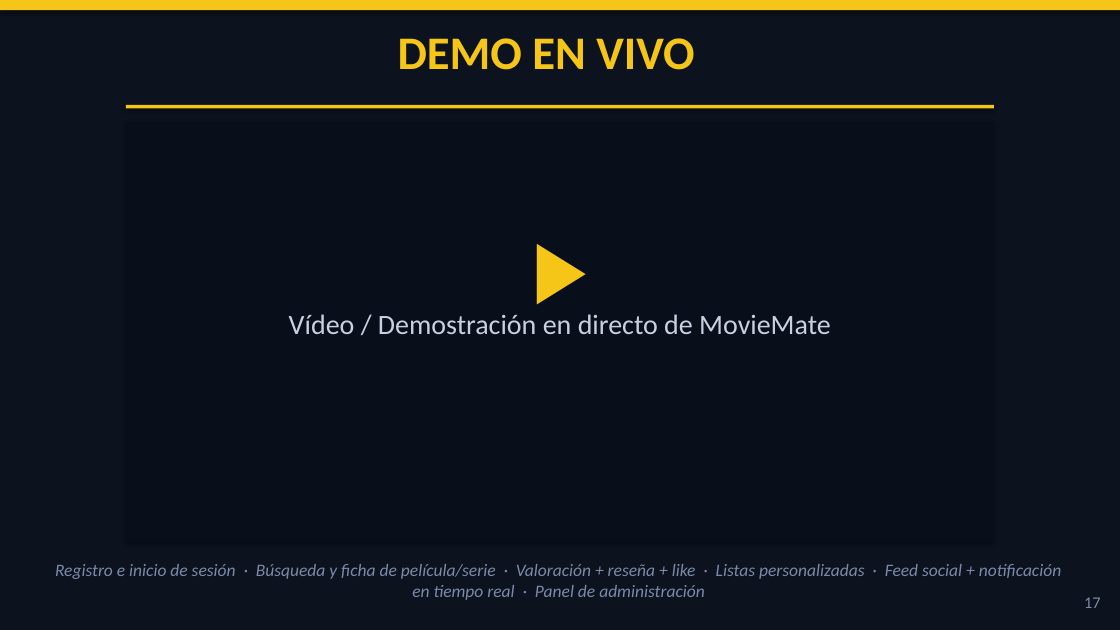
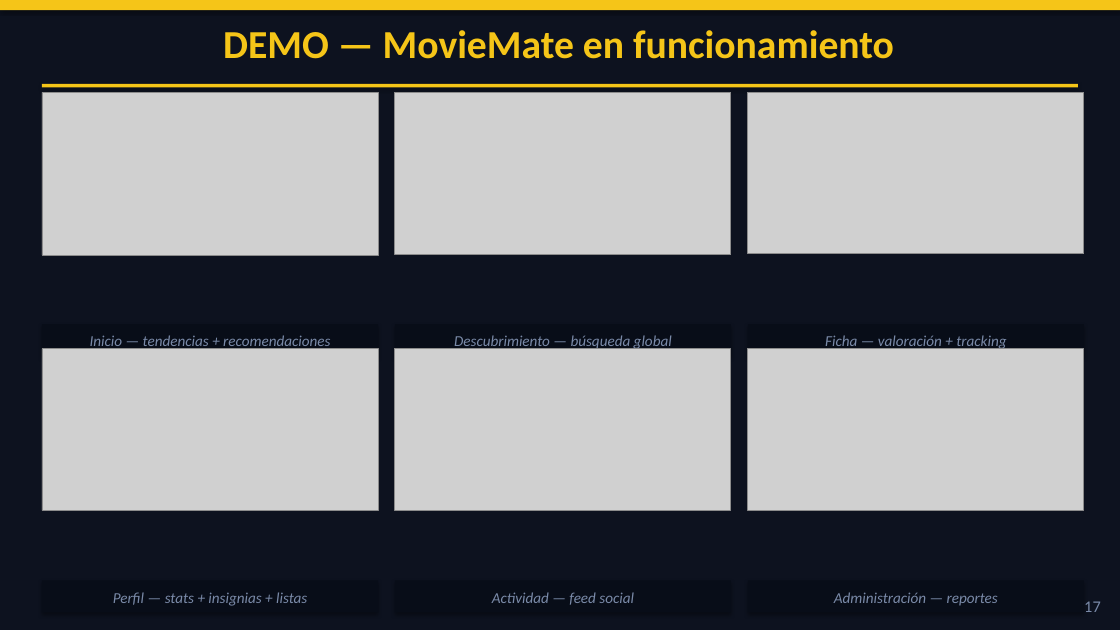
Before and after one commit to GivenCloud/TFG_MovieMate, a slide deck: slide 17 of MovieMate_TFG_Presentacion.pptx. Drawn at 1120x630 pixels with LibreOffice and Linux fonts; fonts in the diff are those of the drawing; grey boxes stand for pictures. Boxes give left, top, right and bottom in pixels: in the first picture for what was removed or moved away, otherwise in the second. Text is boxed around its words. In the diff, an @@ line names an element or a change of style, - is before the commit and + after.

Commit message:
fix: eliminar presentaciones duplicadas de MovieMate

```diff
--- a/MovieMate_TFG_Presentacion.pptx
+++ b/MovieMate_TFG_Presentacion.pptx
@@ text at [223, 30, 894, 59]: text changed; size 40 to 34 pt @@
-DEMO EN VIVO
+DEMO — MovieMate en funcionamiento
@@ rectangle: place and size @@
-rectangle at [126, 105, 994, 108]
+rectangle at [42, 84, 1078, 87]
@@ picture added at [42, 92, 378, 255] @@
@@ picture added at [395, 92, 731, 255] @@
@@ picture added at [748, 92, 1084, 254] @@
@@ text removed at [462, 210, 658, 336] @@
-▶
@@ rectangle added at [42, 324, 378, 356], fill #080D18 @@
@@ text removed at [289, 314, 831, 334] @@
-Vídeo / Demostración en directo de MovieMate
@@ rectangle: place and size @@
-rectangle at [126, 122, 994, 542]
+rectangle at [395, 324, 731, 356]
@@ rectangle at [395, 324, 731, 356]: fill #080E1A to #080D18 @@
@@ rectangle added at [748, 324, 1084, 356], fill #080D18 @@
@@ picture added at [42, 349, 378, 511] @@
@@ text added at [90, 335, 330, 351], 13 pt, text #7A8AA8, italic @@
+Inicio — tendencias + recomendaciones
@@ picture added at [395, 349, 731, 511] @@
@@ text added at [454, 335, 672, 351], 13 pt, text #7A8AA8, italic @@
+Descubrimiento — búsqueda global
@@ picture added at [748, 349, 1084, 511] @@
@@ text added at [825, 335, 1006, 351], 13 pt, text #7A8AA8, italic @@
+Ficha — valoración + tracking
@@ text removed at [55, 564, 1061, 600] @@
-Registro e inicio de sesión · Búsqueda y ficha de película/serie · Valoración + reseña + like · Listas personalizadas · Feed social + notificación en tiempo real · Panel de administración
@@ rectangle added at [42, 581, 378, 613], fill #080D18 @@
@@ text added at [113, 592, 307, 606], 13 pt, text #7A8AA8, italic @@
+Perfil — stats + insignias + listas
@@ rectangle added at [395, 581, 731, 613], fill #080D18 @@
@@ text added at [492, 592, 634, 605], 13 pt, text #7A8AA8, italic @@
+Actividad — feed social
@@ rectangle added at [748, 581, 1084, 613], fill #080D18 @@
@@ text added at [834, 592, 998, 606], 13 pt, text #7A8AA8, italic @@
+Administración — reportes
@@ text "17": place and size @@
-text "17" at [1084, 597, 1101, 608]
+text "17" at [1084, 601, 1101, 612]
```
Also in this commit, not shown: 16 other slides changed, 2 slides added, 2 slides removed, 2 other files.
